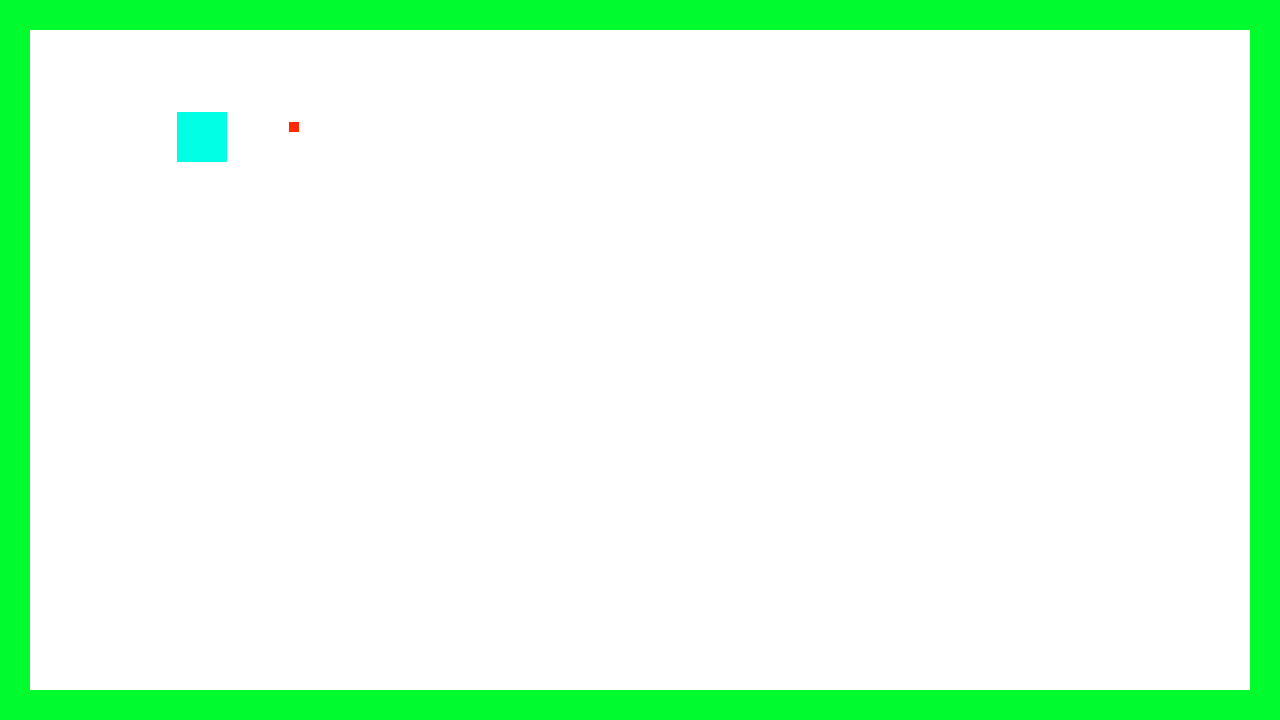
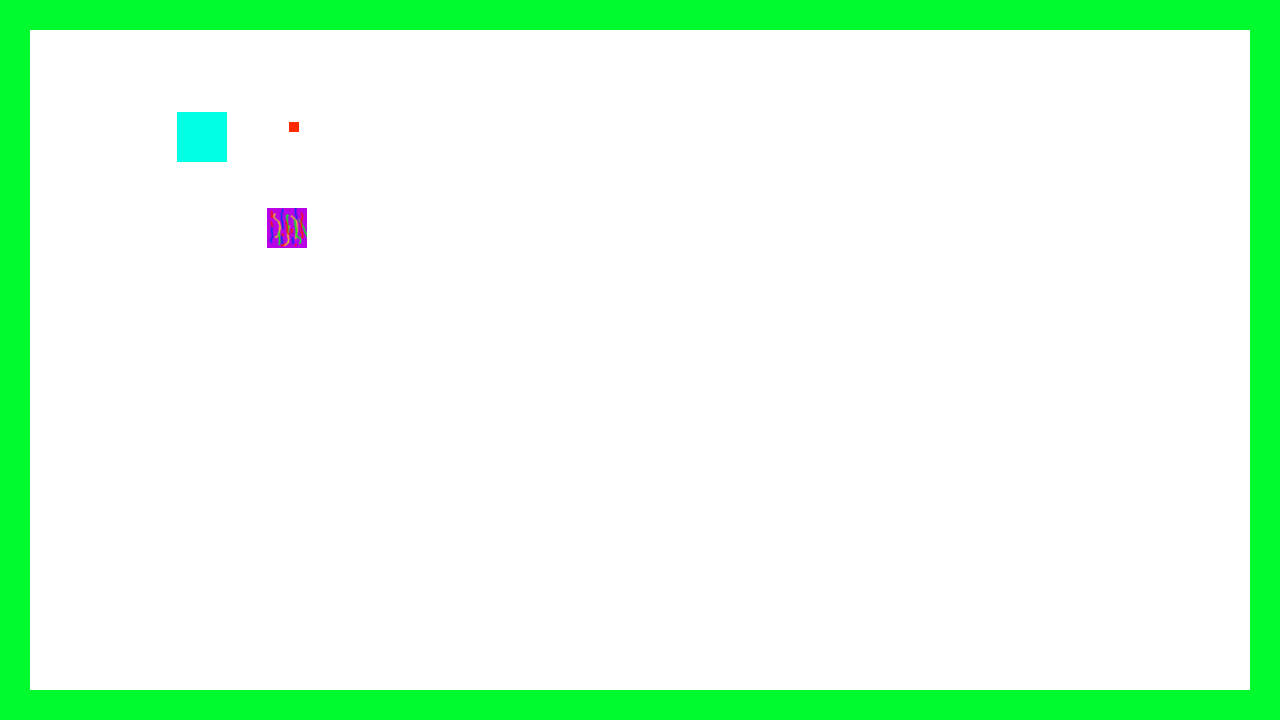
Layers edited between the first and the second w=1280, h=720 image:
added layer "screen" above "spike" over [267, 208, 307, 248]
